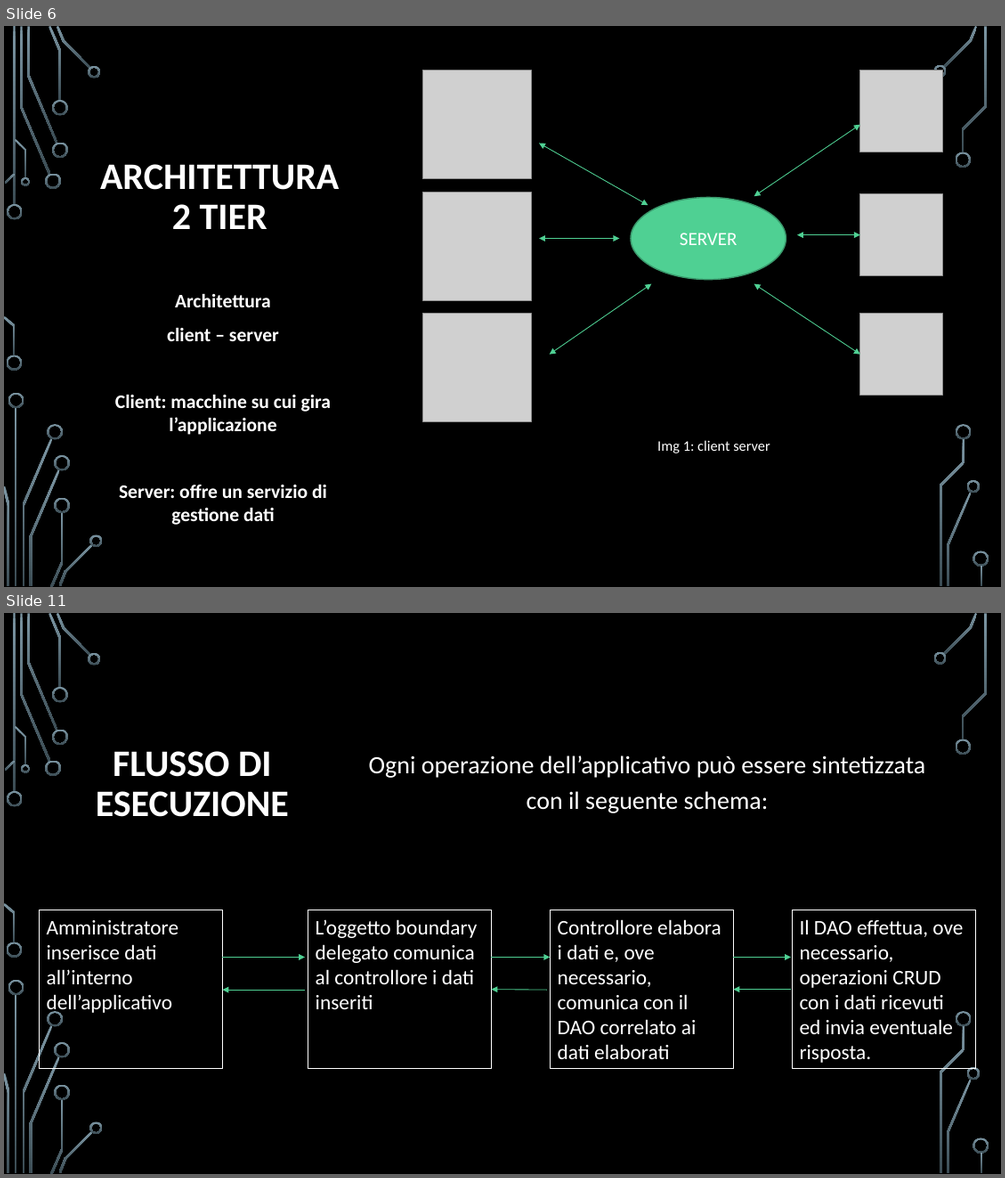
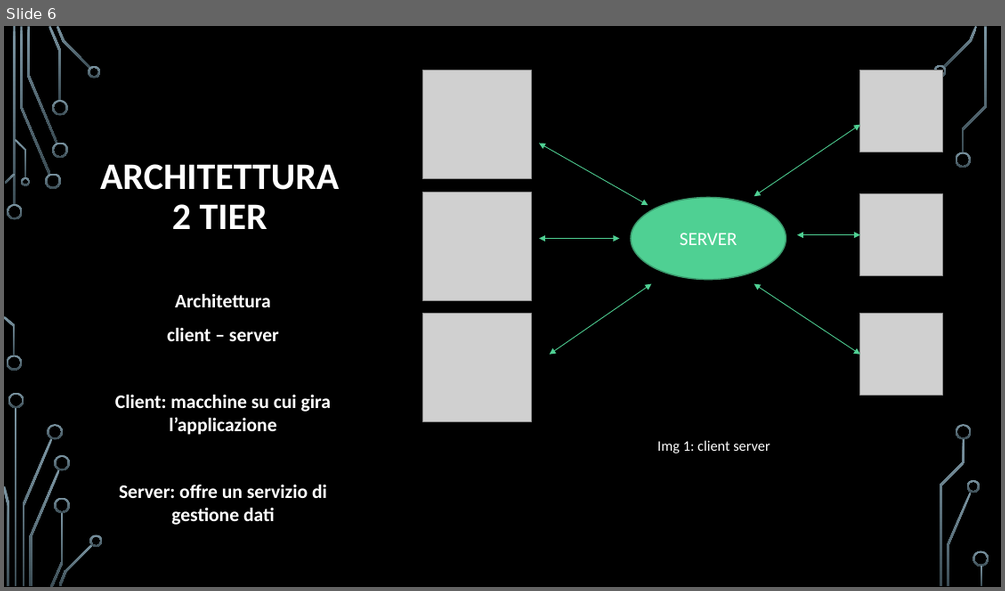
Before and after one commit to GiulianoVan/Progetto_Ingegneria, a slide deck: Documentazione/Presentazione Ingegneria/Progetto Ingegneria del Software 2017.pptx. Shown one above the other, each under a label of ours: slides 6 and 11 before the commit, slide 6 after it; the slides between them are not shown. The pictures are 1005x1178 and 1005x591 pixels, drawn with LibreOffice and Linux fonts; fonts in the diff are those of the drawing; grey boxes stand for pictures; background and template pictures are left out. Boxes give left, top, right and bottom in pixels: in the first picture for what was removed or moved away, otherwise in the second. Text is boxed around its words. In the diff, an @@ line names an element or a change of style, - is before the commit and + after.

```diff
--- a/Documentazione/Presentazione Ingegneria/Progetto Ingegneria del Software 2017.pptx
+++ b/Documentazione/Presentazione Ingegneria/Progetto Ingegneria del Software 2017.pptx
@@ slide 11 removed at [4,613,1001,1174], background picture (left out); not listed: 36 template elements that a slide beside it also shows @@
@@ title removed at [96,751,289,817] @@
-FLUSSO DI ESECUZIONE
@@ text removed at [369,755,926,813] @@
-Ogni operazione dell’applicativo può essere sintetizzata con il seguente schema:
@@ rectangle removed at [39,910,222,1069] @@
-Amministratore inserisce dati all’interno dell’applicativo
@@ rectangle removed at [307,910,491,1069] @@
-L’oggetto boundary delegato comunica al controllore i dati inseriti
@@ rectangle removed at [550,910,733,1069] @@
-Controllore elabora i dati e, ove necessario, comunica con il DAO correlato ai dati elaborati
@@ rectangle removed at [793,910,975,1069] @@
-Il DAO effettua, ove necessario, operazioni CRUD con i dati ricevuti ed invia eventuale risposta.
@@ arrow removed from (222, 957) to (305, 957) @@
@@ arrow removed from (492, 957) to (550, 957) @@
@@ arrow removed from (734, 957) to (791, 957) @@
@@ arrow removed from (305, 989) to (222, 989) @@
@@ arrow removed from (547, 989) to (492, 989) @@
@@ arrow removed from (791, 989) to (734, 989) @@
```
Also in this commit, not shown: 6 slides changed, 5 slides added, 1 other slide removed, 6 other files.
